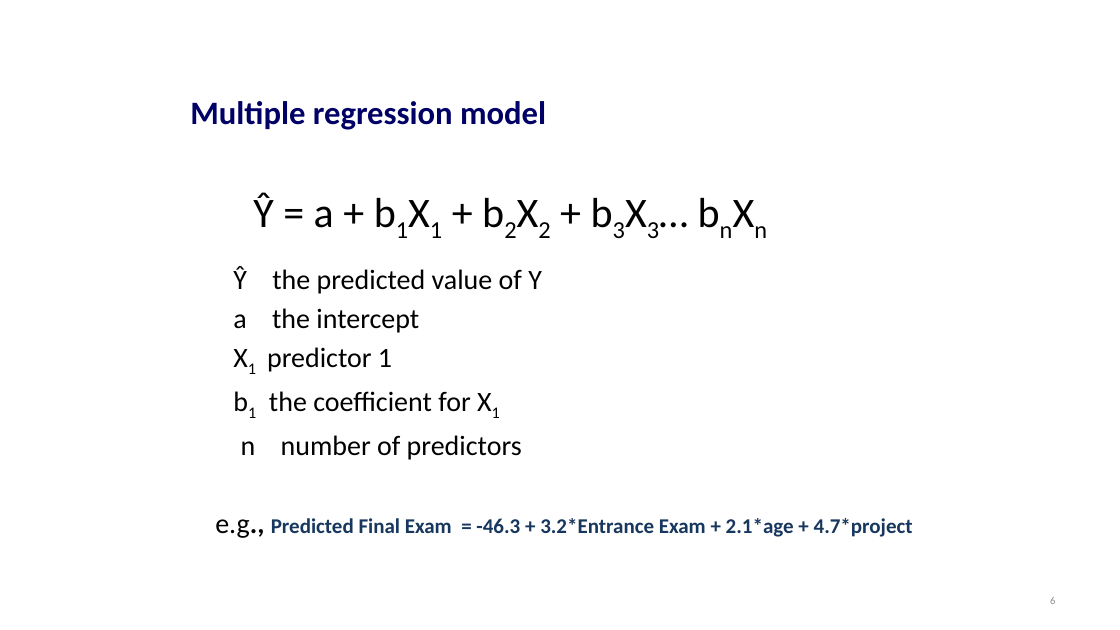
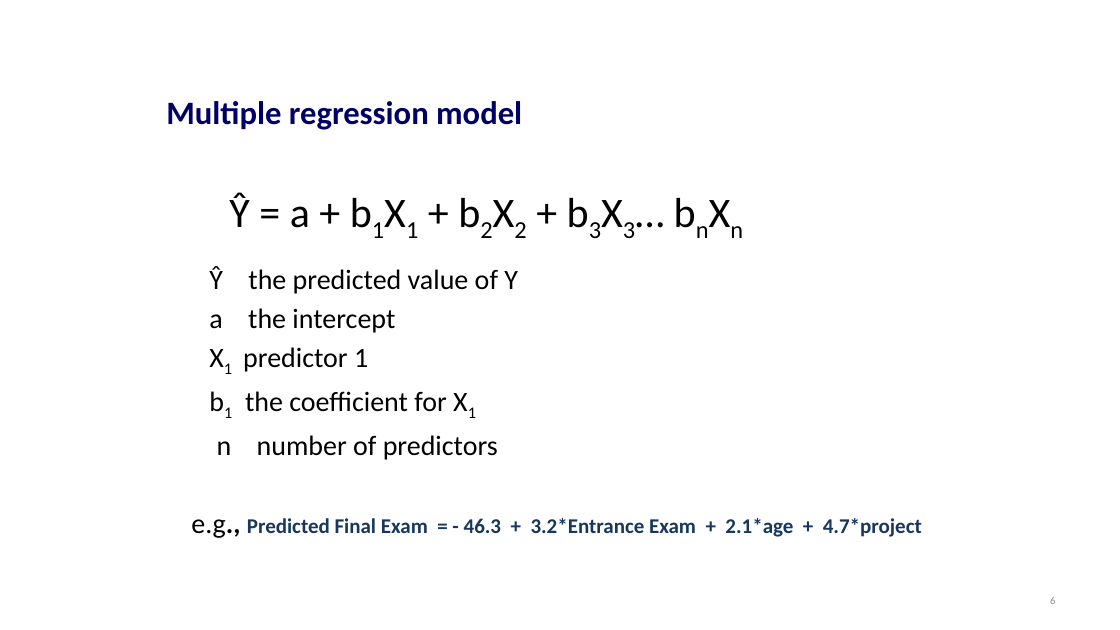
Before and after one commit to chrisjberry/datafluencyCB, a slide deck: slide 6 of slides/PSYC753_Chris2.pptx. Drawn at 1120x630 pixels with LibreOffice and Linux fonts; fonts in the diff are those of the drawing. Boxes give left, top, right and bottom in pixels: in the first picture for what was removed or moved away, otherwise in the second. Text is boxed around its words. In the diff, an @@ line names an element or a change of style, - is before the commit and + after.

```diff
--- a/slides/PSYC753_Chris2.pptx
+++ b/slides/PSYC753_Chris2.pptx
@@ text "Multiple regression model" moved from (x1=190, y1=101, x2=913, y2=538) to (x1=166, y1=101, x2=922, y2=538) @@
@@ text at (x1=191, y1=518, x2=922, y2=538): spaces changed @@
-e.g., Predicted Final Exam = -46.3 + 3.2*Entrance Exam + 2.1*age + 4.7*project
+e.g., Predicted Final Exam = - 46.3 + 3.2*Entrance Exam + 2.1*age + 4.7*project
```
Also in this commit, not shown: 10 other slides changed.
